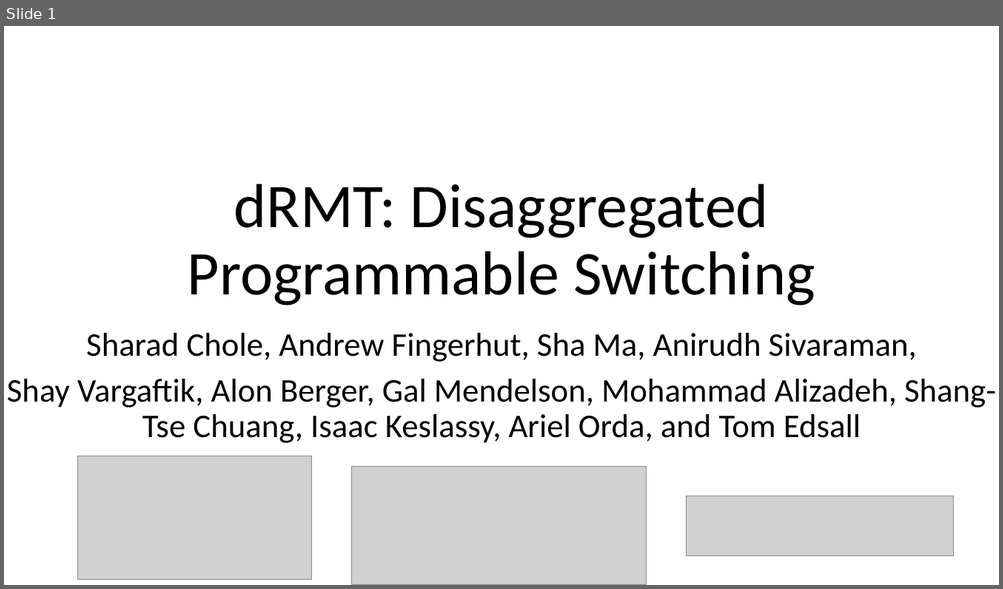
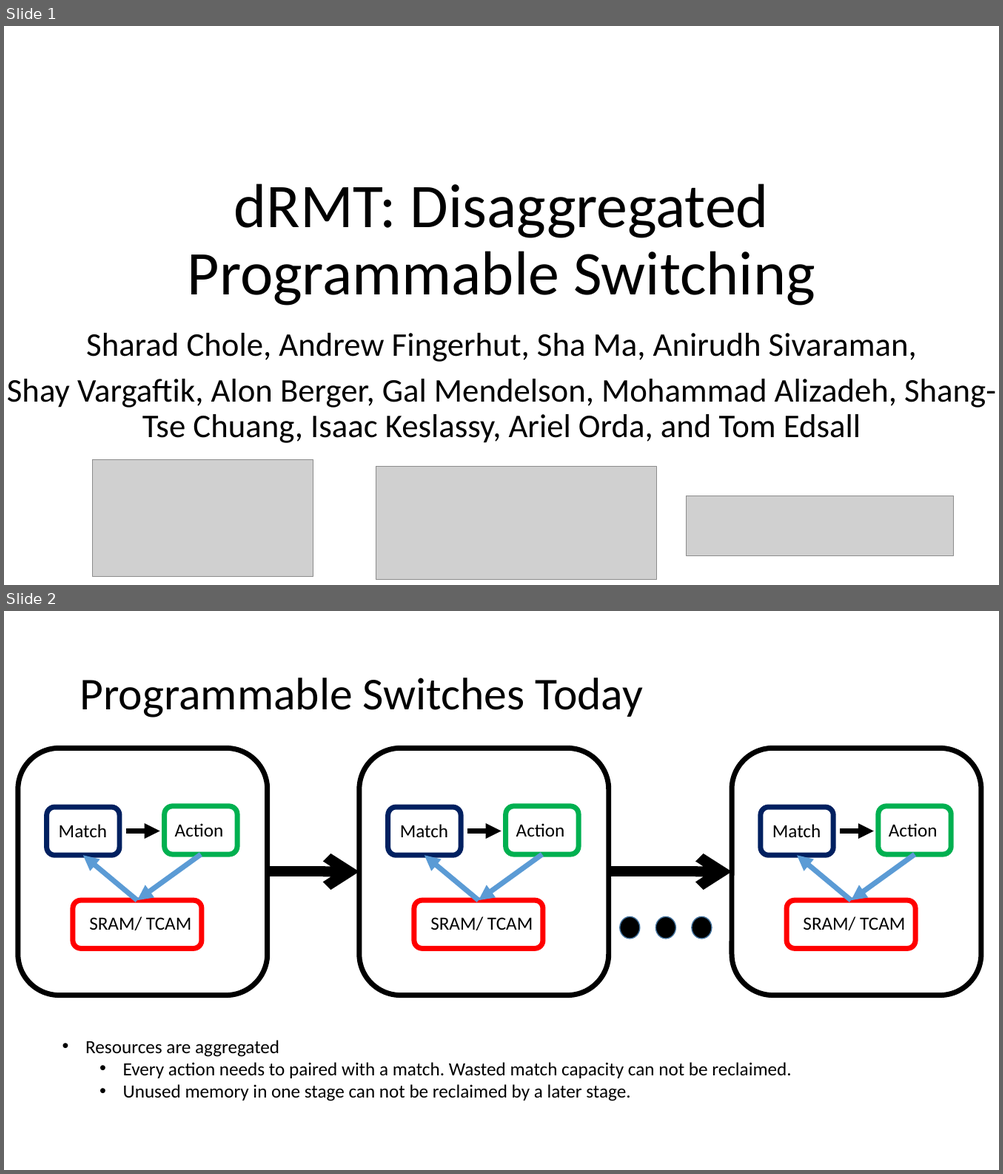
Before and after one commit to anirudhSK/drmt_talk, a slide deck: drmt.pptx. Shown one above the other, each under a label of ours: slide 1 before the commit, slides 1 and 2 after it. The pictures are 1003x589 and 1003x1174 pixels, drawn with LibreOffice and Linux fonts; fonts in the diff are those of the drawing; grey boxes stand for pictures. Boxes give left, top, right and bottom in pixels: in the first picture for what was removed or moved away, otherwise in the second. Text is boxed around its words. In the diff, an @@ line names an element or a change of style, - is before the commit and + after.

```diff
--- a/drmt.pptx
+++ b/drmt.pptx
@@ slide 2 added at (4,611,999,1170), background #FFFFFF @@
@@ title added at (79,678,643,718), 44 pt, text #000000 @@
+Programmable Switches Today
@@ group added at (18,749,267,996): 4 rounded rectangles, 3 texts, 3 arrows @@
+Match
+Action
+SRAM/ TCAM
@@ arrow added from (267, 872) to (359, 872), #000000 10 pt @@
@@ group added at (359,749,609,996): 4 rounded rectangles, 3 texts, 3 arrows @@
+Match
+Action
+SRAM/ TCAM
@@ arrow added from (609, 872) to (731, 872), #000000 10 pt @@
@@ group added at (731,749,981,996): 4 rounded rectangles, 3 texts, 3 arrows @@
+Match
+Action
+SRAM/ TCAM
@@ ellipse added at (620,917,640,939), fill #000000, outline #43739E 1 pt @@
@@ ellipse added at (655,917,675,939), fill #000000, outline #43739E 1 pt @@
@@ ellipse added at (692,917,712,939), fill #000000, outline #43739E 1 pt @@
@@ text added at (85,1040,791,1102), 18 pt, text #000000 @@
+• Resources are aggregated
+  • Every action needs to paired with a match. Wasted match capacity can not be reclaimed.
+  • Unused memory in one stage can not be reclaimed by a later stage.
@@ slide 1 changed as well @@
@@ picture: place and size @@
-picture at (78,457,312,580)
+picture at (92,460,313,577)
@@ picture: place and size @@
-picture at (352,467,646,585)
+picture at (376,467,657,580)
```
Also in this commit, not shown: 1 other slide added.
